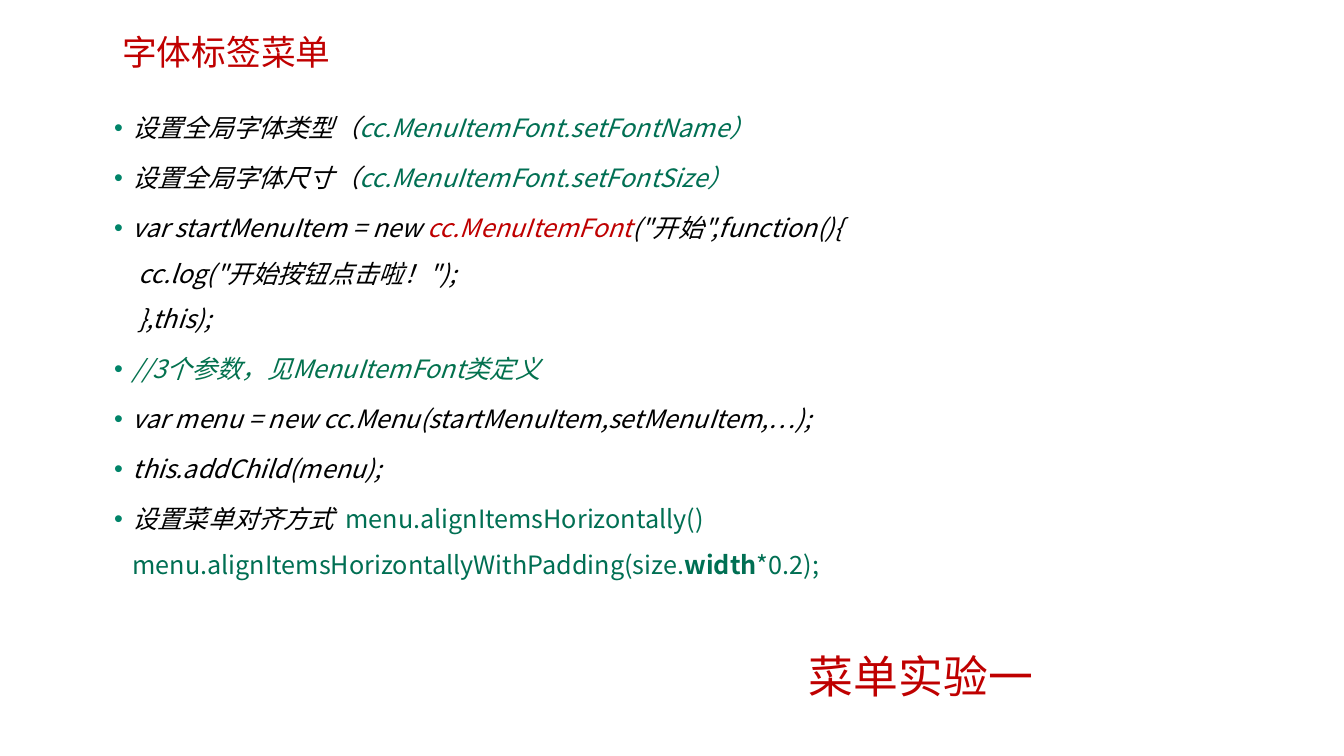
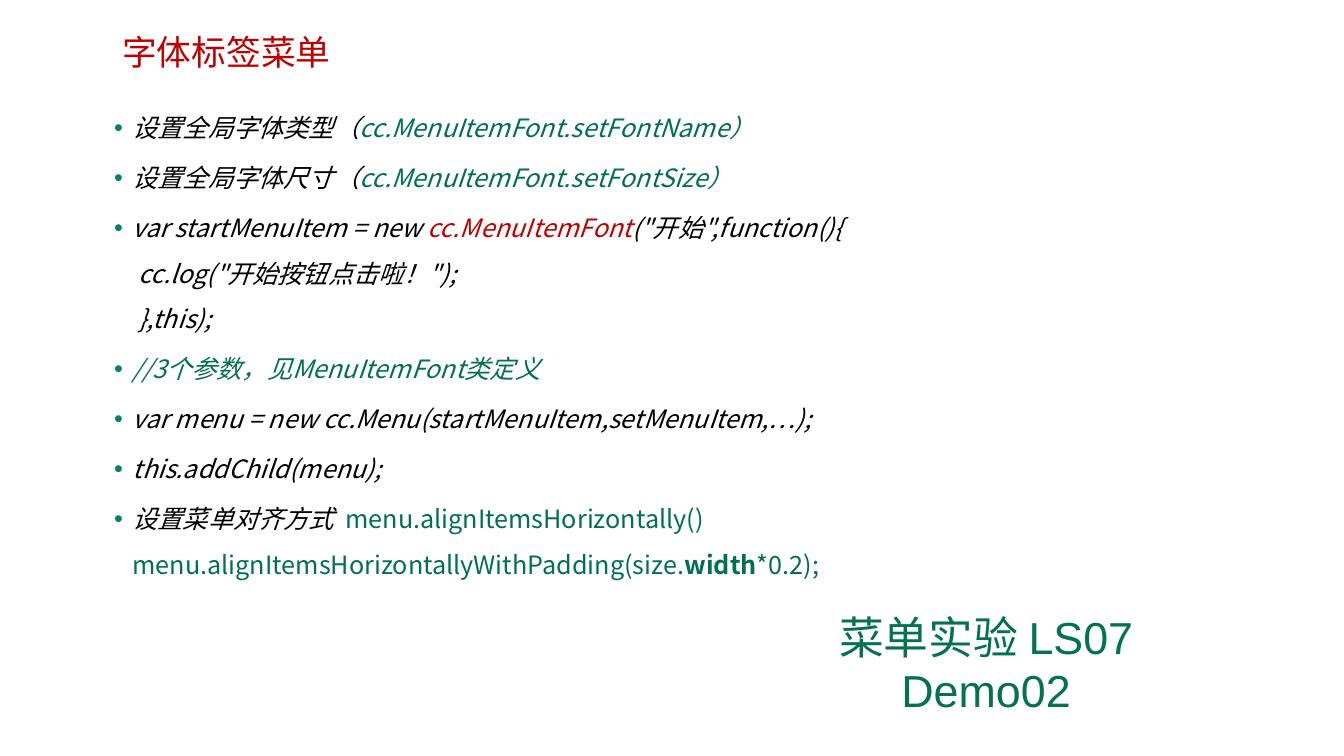
Before and after one commit to edu2act/course-H5-Animation-and-Game-Development, a slide deck: slide 17 of 课程PPT/（07）标签与菜单.ppt. Drawn at 1344x756 pixels with LibreOffice and Linux fonts; fonts in the diff are those of the drawing; background and template pictures are left out. Boxes give left, top, right and bottom in pixels: in the first picture for what was removed or moved away, otherwise in the second. Text is boxed around its words. In the diff, an @@ line names an element or a change of style, - is before the commit and + after.

```diff
--- a/课程PPT/（07）标签与菜单.ppt
+++ b/课程PPT/（07）标签与菜单.ppt
@@ text at box(839, 616, 1134, 708): text changed; text colour #BF0000 to #03724E @@
-菜单实验一
+菜单实验 LS07 Demo02
```
Also in this commit, not shown: 5 other slides changed, 26 other files.
